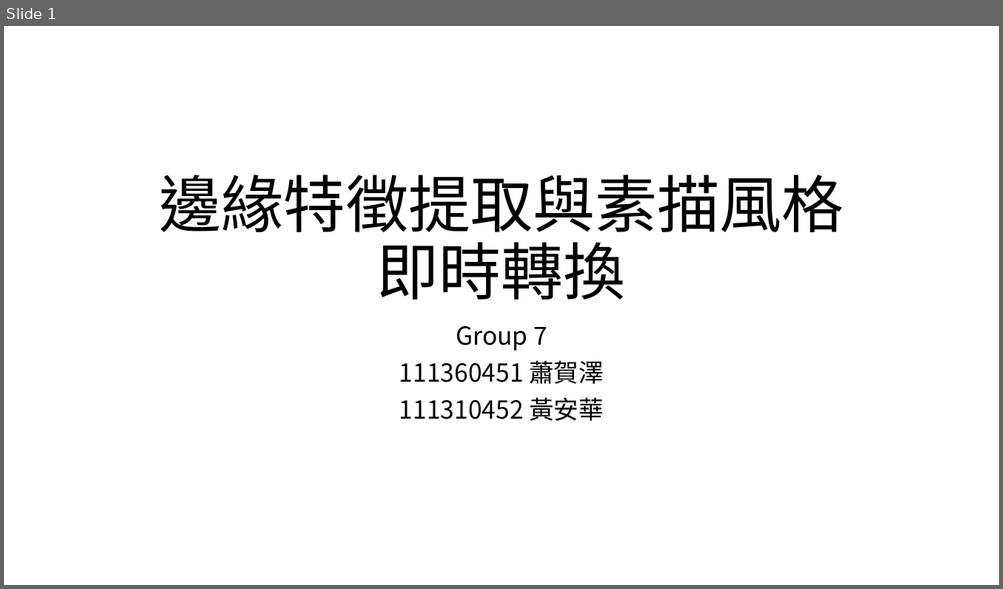
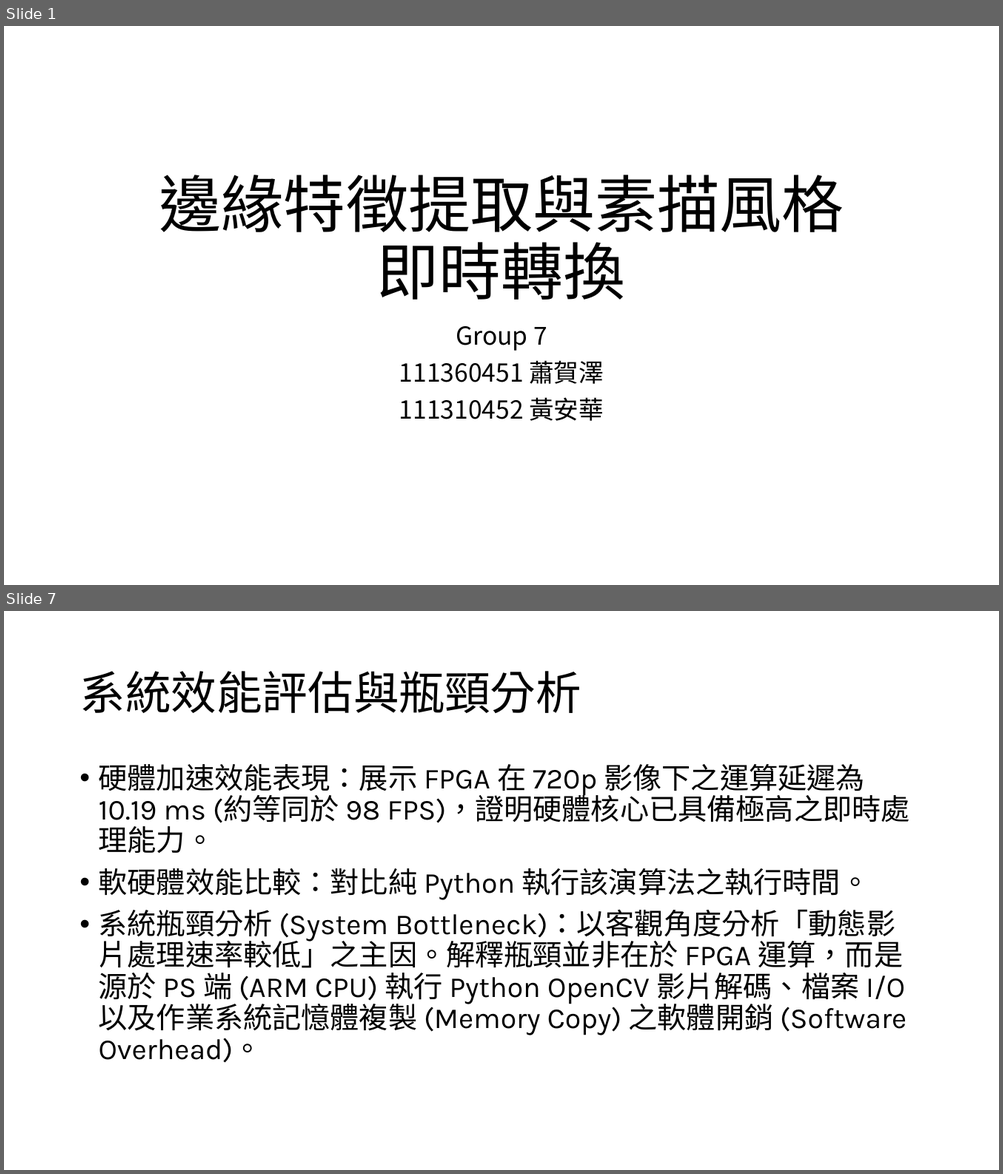
Before and after one commit to Annie04082020/FPGA_Final_prj, a slide deck: sketch_generator.pptx. Shown one above the other, each under a label of ours: slide 1 before the commit, slides 1 and 7 after it; the slides between them are not shown. The pictures are 1003x589 and 1003x1174 pixels, drawn with LibreOffice and Linux fonts; fonts in the diff are those of the drawing. Boxes give left, top, right and bottom in pixels: in the first picture for what was removed or moved away, otherwise in the second. Text is boxed around its words. In the diff, an @@ line names an element or a change of style, - is before the commit and + after.

```diff
--- a/sketch_generator.pptx
+++ b/sketch_generator.pptx
@@ slide 7 added at [4,611,999,1170], background #FFFFFF @@
@@ title added at [79,671,581,713], 44 pt, text #000000 @@
+系統效能評估與瓶頸分析
@@ text added at [99,764,910,1063], 28 pt, text #000000 @@
+• 硬體加速效能表現：展示 FPGA 在 720p 影像下之運算延遲為 10.19 ms (約等同於 98 FPS)，證明硬體核心已具備極高之即時處理能力。
+• 軟硬體效能比較：對比純 Python 執行該演算法之執行時間。
+• 系統瓶頸分析 (System Bottleneck)：以客觀角度分析「動態影片處理速率較低」之主因。解釋瓶頸並非在於 FPGA 運算，而是源於 PS 端 (ARM CPU) 執行 Python OpenCV 影片解碼、檔案 I/O 以及作業系統記憶體複製 (Memory Copy) 之軟體開銷 (Software Overhead)。
```
Also in this commit, not shown: 6 other slides added, 1 slide removed, 4 other files.
